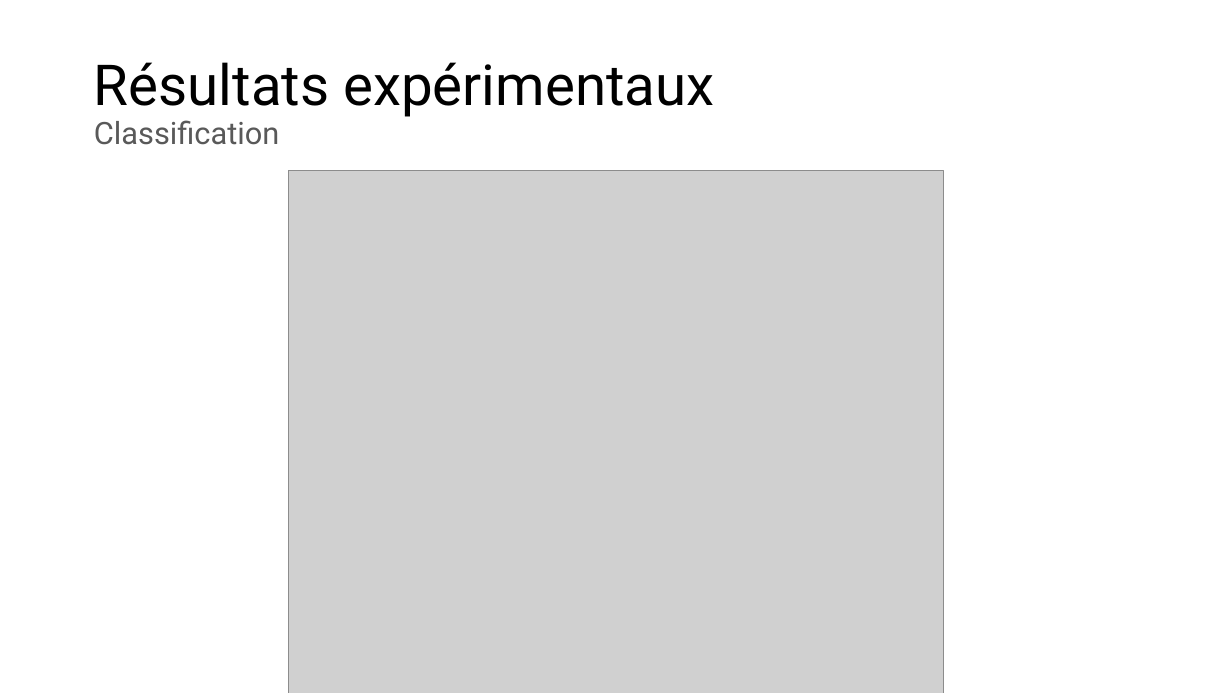
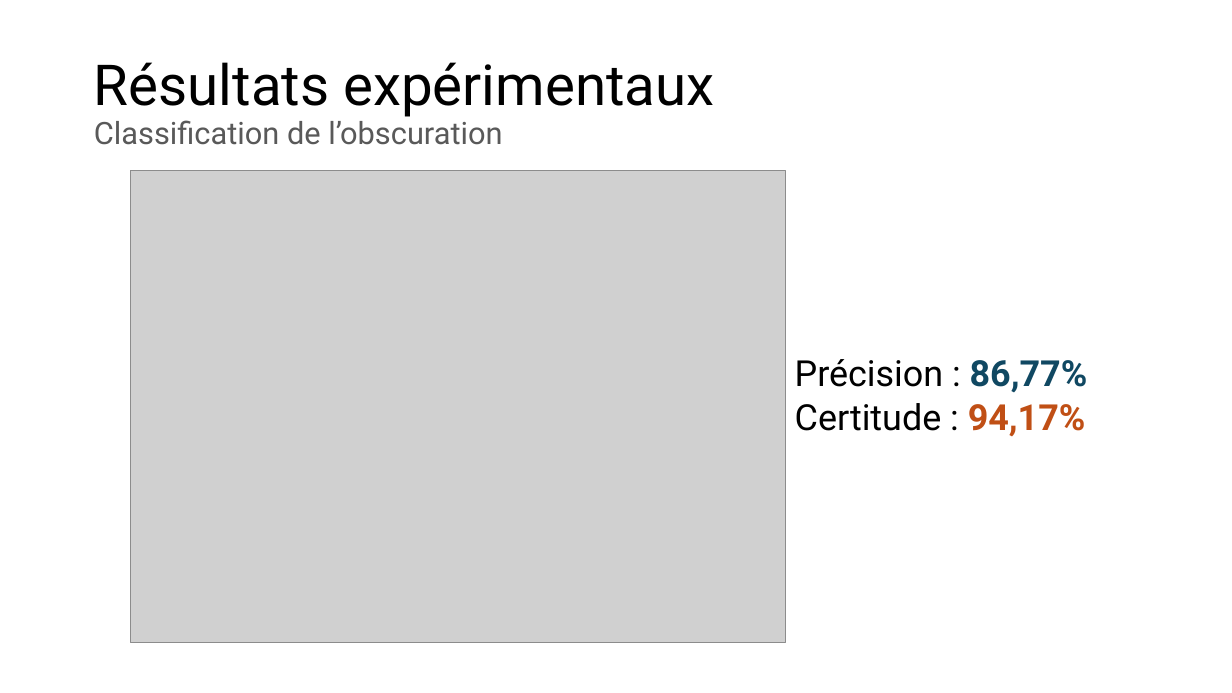
Before and after one commit to owilo/Stage, a slide deck: slide 18 of Documents/Slides/Obscuration de contenu numérique dans une image.pptx (slide 17 before the commit). Drawn at 1232x693 pixels with LibreOffice and Linux fonts; fonts in the diff are those of the drawing; grey boxes stand for pictures. Boxes give left, top, right and bottom in pixels: in the first picture for what was removed or moved away, otherwise in the second. Text is boxed around its words. In the diff, an @@ line names an element or a change of style, - is before the commit and + after.

```diff
--- a/Documents/Slides/Obscuration de contenu numérique dans une image.pptx
+++ b/Documents/Slides/Obscuration de contenu numérique dans une image.pptx
@@ title at (x1=94, y1=62, x2=714, y2=145): text changed; size 44 to 24 pt; text colour #000000 to #595959 @@
-Résultats expérimentaux
-Classification
+Résultats expérimentaux
+Classification de l’obscuration
@@ picture resized from (x1=288, y1=171, x2=944, y2=693) to (x1=130, y1=171, x2=786, y2=642) @@
@@ text added at (x1=795, y1=359, x2=1088, y2=436), 28 pt, text #000000 @@
+Précision : 86,77%
+Certitude : 94,17%
```
Also in this commit, not shown: 19 other slides changed, 3 slides added, 1 slide removed.
